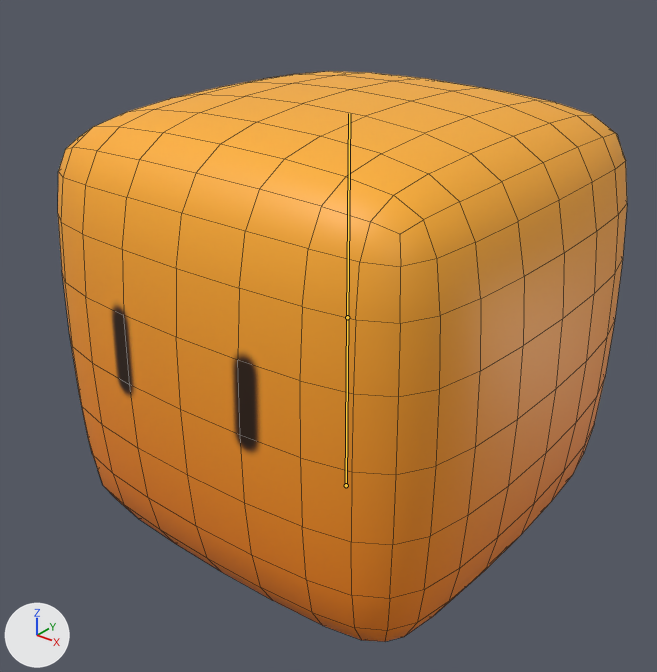
The FBX model Assets/Models/Boxkun.fbx as it was, and as the next commit left it.
Rendered twice from a camera (50 mm lens) standing at (1.239, -1.625, 1.439) and looking at (0.005, -0.082, 0.483). Arrows for +X, +Y and +Z are at lower left; the lights stay in place. The bones that bend it are drawn over the model as lines. Mesh edges are drawn as thin lines.

Objects in the first picture: 'Boxkun Mesh'.
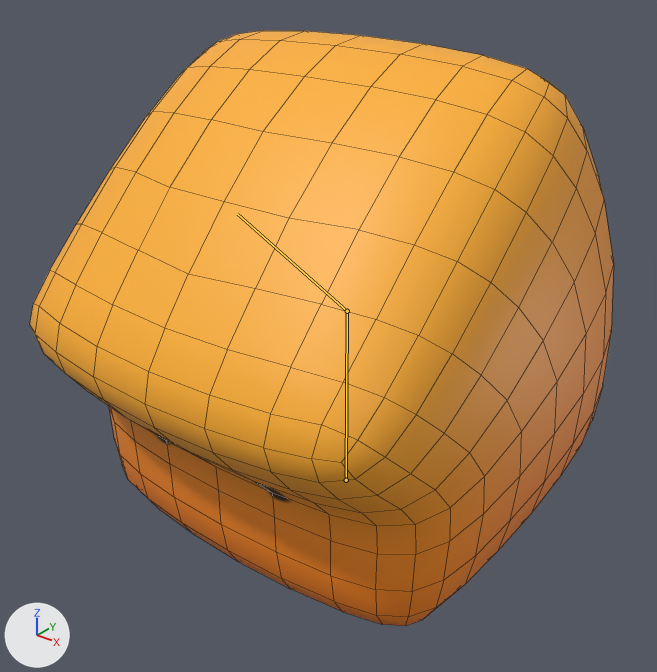
The newer file adds an action. The first version stands in its rest pose; the second is drawn at frame 12 of the action 'Boxkun|Interact'.

Pixel boxes (x1, y1, x2, y2) of what changed, in the pictures (657 x 672 px):
'Boxkun Mesh', posed
    before: (58, 71, 627, 642)
    after: (30, 30, 614, 626)
bone 'CentralBone', root to tip
    before: (346, 485) to (347, 317)
    after: (346, 480) to (347, 311)
bone 'CentralBone.001', root to tip
    before: (347, 317) to (349, 113)
    after: (347, 311) to (237, 214)

The change, as a diff of the scene's bpy script:
```diff
--- a/Assets/Models/Boxkun.fbx.py
+++ b/Assets/Models/Boxkun.fbx.py
@@ bone_centralbone @@
 bone_centralbone = bpy.data.objects['Boxkun'].pose.bones['CentralBone']
-bone_centralbone.location = (0.0, 0.0, 0.0)
+bone_centralbone.location = (0.0, 0.018, 0.0)
@@ bone_centralbone_001 @@
 bone_centralbone_001 = bpy.data.objects['Boxkun'].pose.bones['CentralBone.001']  # child of 'CentralBone'
-bone_centralbone_001.rotation_quaternion = (1.0, 0.0, 0.0, 0.0)  # degrees (0, 0, 0)
+bone_centralbone_001.rotation_quaternion = (0.919, 0.395, 0.0, 0.0)  # degrees (47, 0, 0)
```
